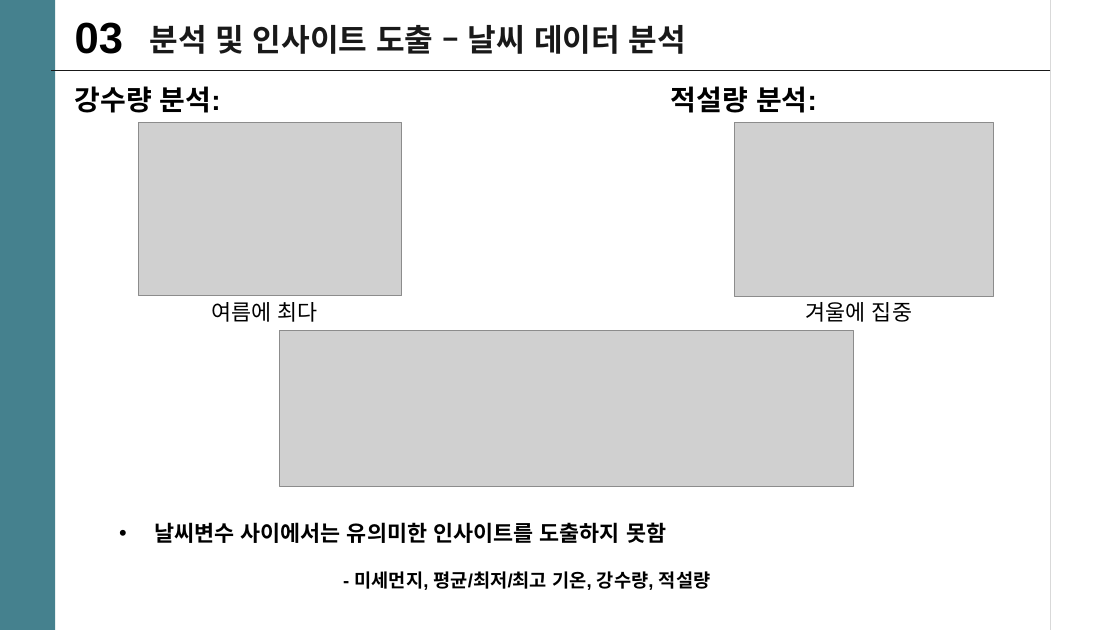
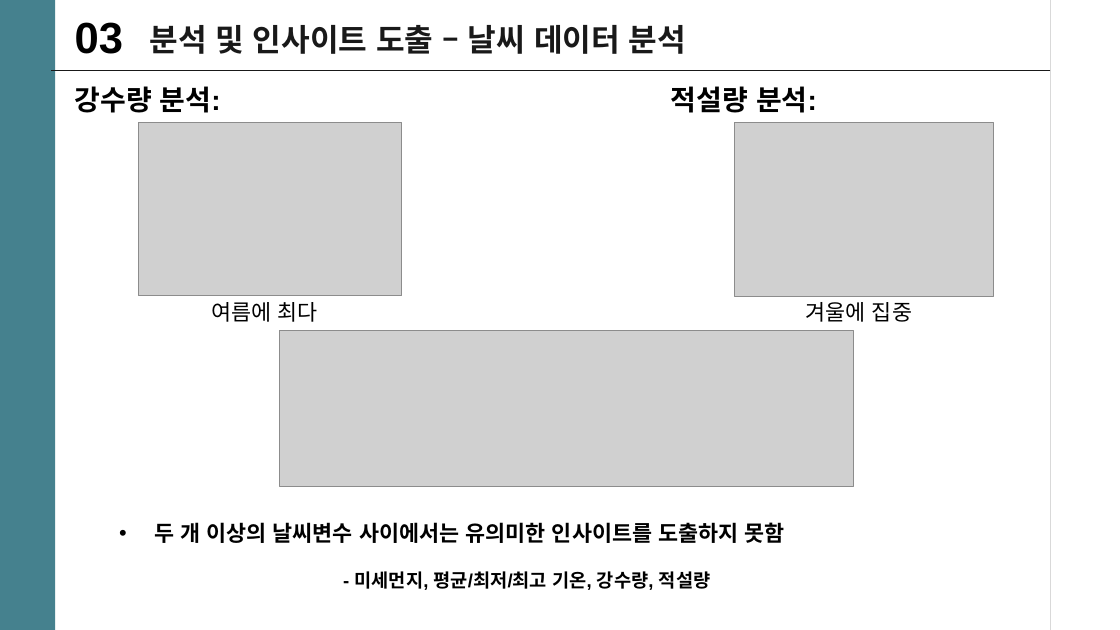
Before and after one commit to mini-project-y/1st_mini_project, a slide deck: slide 6 of Yuri/PJT-yuri.pptx. Drawn at 1120x630 pixels with LibreOffice and Linux fonts; fonts in the diff are those of the drawing; grey boxes stand for pictures. Boxes give left, top, right and bottom in pixels: in the first picture for what was removed or moved away, otherwise in the second. Text is boxed around its words. In the diff, an @@ line names an element or a change of style, - is before the commit and + after.

```diff
--- a/Yuri/PJT-yuri.pptx
+++ b/Yuri/PJT-yuri.pptx
@@ text at <box>154,522,785,543</box>: text changed @@
-• 날씨변수 사이에서는 유의미한 인사이트를 도출하지 못함
+• 두 개 이상의 날씨변수 사이에서는 유의미한 인사이트를 도출하지 못함
```
Also in this commit, not shown: 3 other slides changed, 5 slides added, 4 other files.
